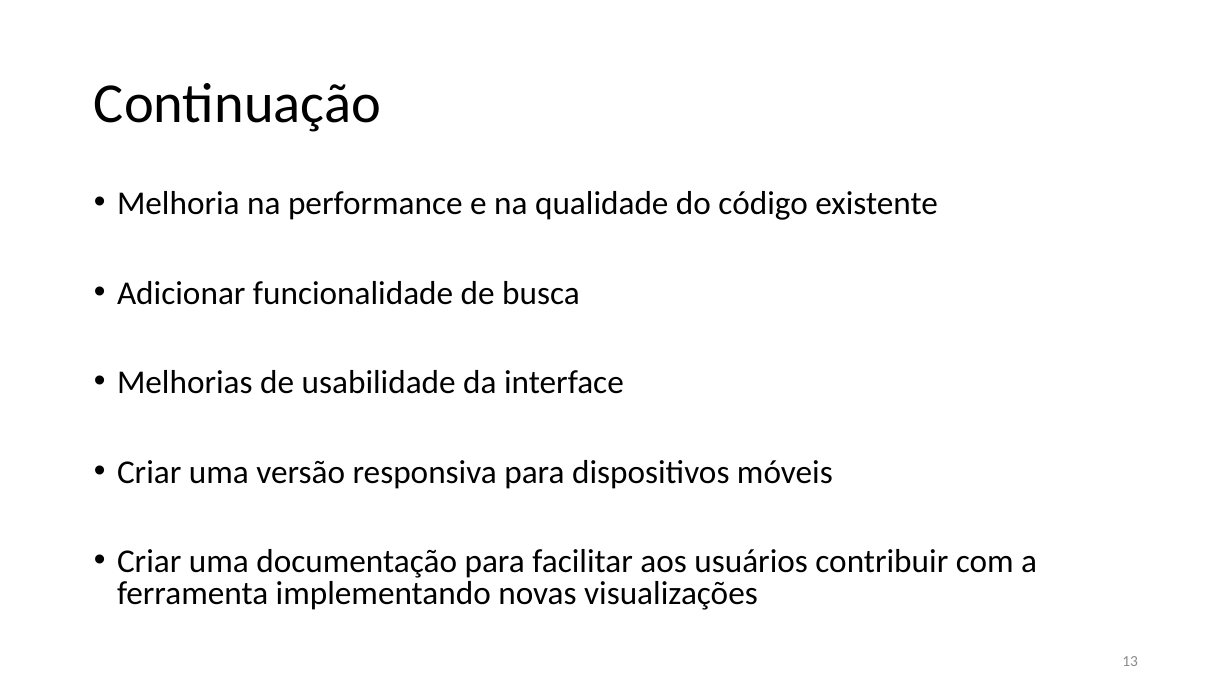
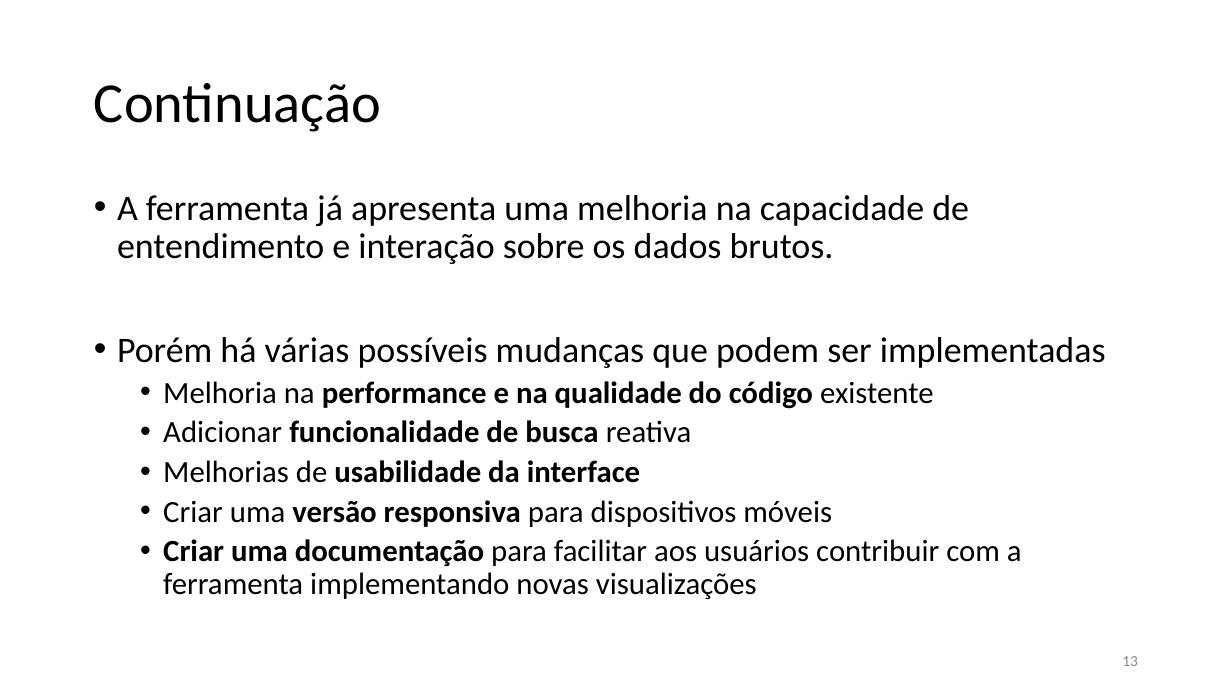
Before and after one commit to renanpupin/geovis, a slide deck: slide 13 of documentos/Slides - ApresentaçãoFinal - TCC3 - RenanPupin.pptx. Drawn at 1232x693 pixels with LibreOffice and Linux fonts; fonts in the diff are those of the drawing. Boxes give left, top, right and bottom in pixels: in the first picture for what was removed or moved away, otherwise in the second. Text is boxed around its words. In the diff, an @@ line names an element or a change of style, - is before the commit and + after.

Commit message:
alterações nos conjuntos de dados e correções no artigo e slides

```diff
--- a/documentos/Slides - ApresentaçãoFinal - TCC3 - RenanPupin.pptx
+++ b/documentos/Slides - ApresentaçãoFinal - TCC3 - RenanPupin.pptx
@@ text at box(117, 195, 1106, 368): paragraphs added @@
+• A ferramenta já apresenta uma melhoria na capacidade de entendimento e interação sobre os dados brutos.
+• Porém há várias possíveis mudanças que podem ser implementadas
@@ text at box(163, 381, 1022, 599): size 25.9 to 24 pt in "Melhoria na performance e na qualidade do ...", "Melhorias de usabilidade da interface", "Criar uma versão responsiva para dispositivos móveis", "Criar uma documentação para facilitar aos usuários ..."; bold on in "performance e na qualidade do código", "usabilidade da interface", "versão responsiva", "Criar uma documentação"; list level 1 to 2 in "Melhoria na performance e na ..."; line spacing 0.8 to 0.9; list level 1 to 2 in "Melhorias de usabilidade da interface"; list level 1 to 2 in "Criar uma versão responsiva para ..."; list level 1 to 2 in "Criar uma documentação para facilitar ..." @@
@@ text at box(163, 420, 691, 443): text changed; size 25.9 to 24 pt; bold on @@
-• Adicionar funcionalidade de busca
+  • Adicionar funcionalidade de busca reativa
```
Also in this commit, not shown: 5 other slides changed, 2 other files.
